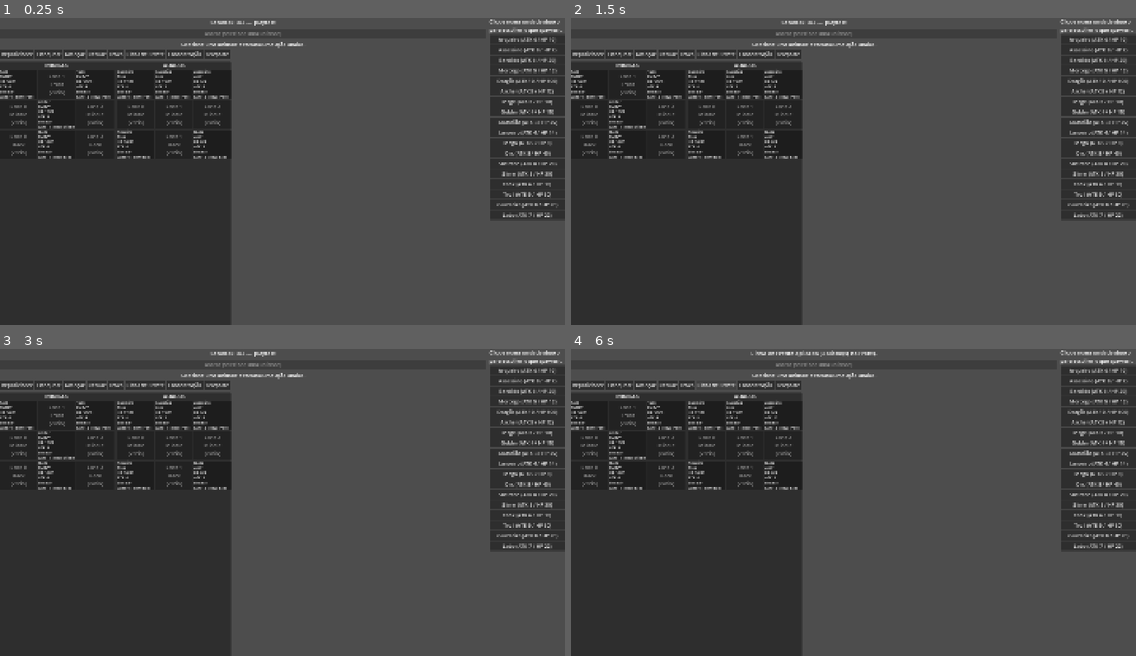
Above: before the commit, frames 1-4 (two rows, left to right).
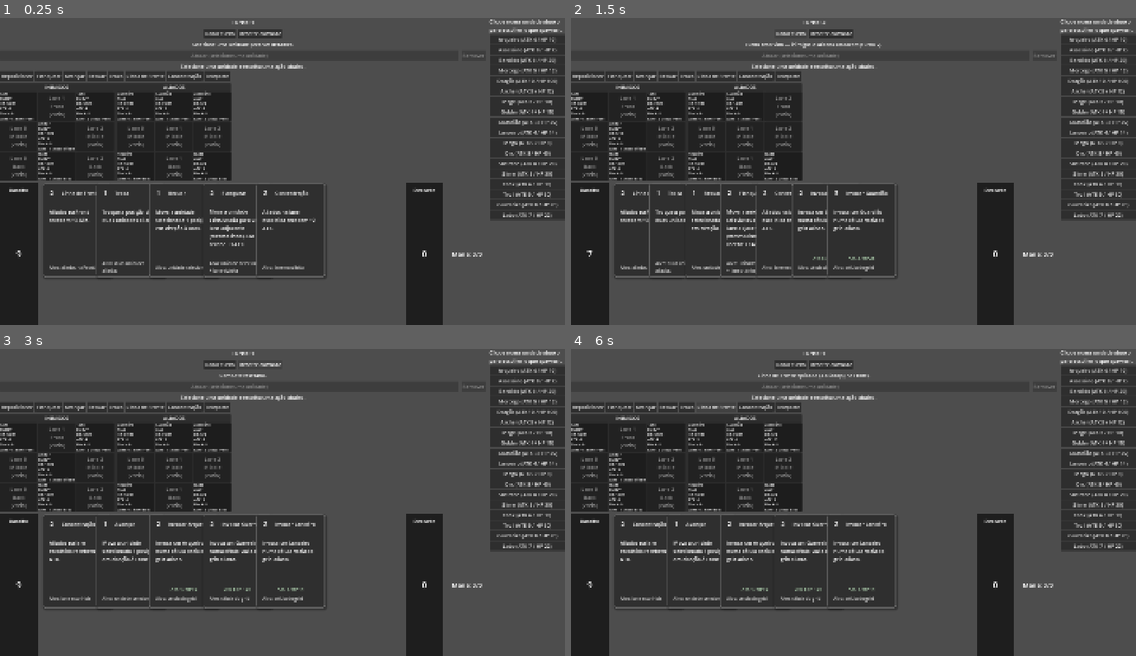
Above: after the commit, the same moments.

Repository: felippe-miguel/be-card
Game: Godot game, scene res://scenes/game.tscn
Two runs of this game, one before a commit and one after it. Both use one fixed random seed, a clock stepped at 60 frames per second and the inputs below.
Inputs (mouse positions are in pixels of both pictures, inside the frame that each line leads up to):
- Up to frame 1 (0.25 s): no input
- Up to frame 2 (1.5 s): click "Reposicionar" at 0.5 s; click (791, 33) at 1.25 s, where only the run after the commit has a clickable "Rodar turno"
- Up to frame 3 (3 s): click "Flanquear" at 2 s; click (259, 364) at 2.75 s, where only the run after the commit has a clickable "Resetar combate"
- Up to frame 4 (6 s): click "Avançar" at 3.5 s; click "Recuar" at 4.25 s; click "Troca" at 5 s; click "Linha de Frente" at 5.75 s

The runs differ from the first frame. In frame 1, 21% of the frame differs, in the area x 0-86%, y 0-100%; in frame 2, 21%; in frame 3, 21%; in frame 4, 21%.

Commit message:
feat(sandbox): rodar turno, remover/resetar e cartas com deck/mana (etapa 8)
Controles de debug restantes da secao 7 do documento:

- BattleState.execute_faction_turn()/execute_full_turn(): resolve o
  turno inteiro (inimigos, depois aliados) - botao 'Rodar turno'.
- Contador de turno, botao 'Remover' (unidade selecionada) e 'Resetar
  combate' (recria o BattleState do zero a partir de test_battle.json).

Reintroduz Card/Deck/Mana (nao fazem mais parte so do debug-only): a
mao de cartas fica na parte de baixo do tabuleiro. Uma carta de acao
(reposicionar/flanquear/troca/teleporte/concentracao/invocar) arma o
MESMO pending_action que o botao de debug equivalente ja armava -
so muda o custo de mana e o descarte ao resolver com sucesso
(finish_card_play()); cancelar ou clicar num alvo invalido devolve a
carta a mao sem custo. Avancar/Recuar/Linha de Frente resolvem na hora,
sem etapa de clique.

'Rodar turno' tambem reabastece a mana e compra 2 cartas; 'Resetar
combate' tambem recria o baralho e a mao inicial.

Diff:
--- a/scenes/game.tscn
+++ b/scenes/game.tscn
@@ -2,6 +2,7 @@
 
 [ext_resource type="Script" uid="uid://sh8nhgv0c8i8" path="res://scripts/game.gd" id="1_uwrxv"]
 [ext_resource type="PackedScene" uid="uid://dtxw2mbs8lwqh" path="res://scenes/battle_floor.tscn" id="2_yqjtg"]
+[ext_resource type="PackedScene" path="res://scenes/card_pile_view.tscn" id="3_pile"]
 
 [node name="Game" type="Control" unique_id=943361433]
 layout_mode = 3
@@ -27,16 +28,46 @@
 size_flags_vertical = 3
 theme_override_constants/separation = 8
 
-[node name="StatusLabel" type="Label" parent="Layout/MainColumn" unique_id=300111777]
+[node name="TurnLabel" type="Label" parent="Layout/MainColumn" unique_id=300111700]
 layout_mode = 2
 theme_override_font_sizes/font_size = 18
 horizontal_alignment = 1
-text = "Sandbox 3x3 — playtest"
+text = "Turno: 1"
 
-[node name="AttackButton" type="Button" parent="Layout/MainColumn" unique_id=300111888]
+[node name="GlobalControls" type="HBoxContainer" parent="Layout/MainColumn" unique_id=300111710]
+layout_mode = 2
+alignment = 1
+theme_override_constants/separation = 8
+
+[node name="RunTurnButton" type="Button" parent="Layout/MainColumn/GlobalControls" unique_id=300111720]
+layout_mode = 2
+text = "Rodar turno"
+
+[node name="ResetButton" type="Button" parent="Layout/MainColumn/GlobalControls" unique_id=300111730]
+layout_mode = 2
+text = "Resetar combate"
+
+[node name="StatusLabel" type="Label" parent="Layout/MainColumn" unique_id=300111777]
+layout_mode = 2
+theme_override_font_sizes/font_size = 16
+horizontal_alignment = 1
+autowrap_mode = 2
+text = "Selecione uma unidade para ver detalhes."
+
+[node name="SelectionControls" type="HBoxContainer" parent="Layout/MainColumn" unique_id=300111880]
+layout_mode = 2
+theme_override_constants/separation = 8
+
+[node name="AttackButton" type="Button" parent="Layout/MainColumn/SelectionControls" unique_id=300111888]
+layout_mode = 2
+size_flags_horizontal = 3
+disabled = true
+text = "Atacar (selecione uma unidade)"
+
+[node name="RemoveButton" type="Button" parent="Layout/MainColumn/SelectionControls" unique_id=300111890]
 layout_mode = 2
 disabled = true
-text = "Atacar (selecione uma unidade)"
+text = "Remover"
 
 [node name="ActionPanel" type="VBoxContainer" parent="Layout/MainColumn" unique_id=300112500]
 layout_mode = 2
@@ -85,7 +116,31 @@
 [node name="BattleFloor1" parent="Layout/MainColumn" unique_id=1530212635 instance=ExtResource("2_yqjtg")]
 layout_mode = 2
 size_flags_horizontal = 0
+size_flags_vertical = 0
+
+[node name="BottomBar" type="HBoxContainer" parent="Layout/MainColumn" unique_id=300113000]
+layout_mode = 2
 size_flags_vertical = 3
+theme_override_constants/separation = 16
+
+[node name="DeckPileView" parent="Layout/MainColumn/BottomBar" unique_id=300113010 instance=ExtResource("3_pile")]
+layout_mode = 2
+
+[node name="Cards" type="Control" parent="Layout/MainColumn/BottomBar" unique_id=300113020]
+custom_minimum_size = Vector2(0, 300)
+layout_mode = 2
+size_flags_horizontal = 3
+
+[node name="DiscardPileView" parent="Layout/MainColumn/BottomBar" unique_id=300113030 instance=ExtResource("3_pile")]
+layout_mode = 2
+
+[node name="ManaLabel" type="Label" parent="Layout/MainColumn/BottomBar" unique_id=300113040]
+custom_minimum_size = Vector2(120, 0)
+layout_mode = 2
+size_flags_vertical = 4
+theme_override_font_sizes/font_size = 20
+horizontal_alignment = 1
+text = "Mana: 3/3"
 
 [node name="SpawnSidebar" type="VBoxContainer" parent="Layout" unique_id=300111999]
 custom_minimum_size = Vector2(240, 0)
--- a/scripts/battle_state.gd
+++ b/scripts/battle_state.gd
@@ -126,6 +126,25 @@
 
 			execute_unit_attack(unit)
 
+## Só a facção pedida ataca. Mesmo cuidado de snapshot que
+## execute_combat_phase(). Base de execute_full_turn() logo abaixo.
+func execute_faction_turn(faction: Unit.Faction) -> void:
+	for battle_floor in battlefield.floors:
+		var units = battle_floor.get_units_for_faction(faction)
+
+		for unit in units:
+			if unit.is_dead():
+				continue
+
+			execute_unit_attack(unit)
+
+## Resolve o turno inteiro pro debug "Rodar turno" (docs/playtest_3x3.md
+## seção 7): inimigos atacam primeiro, depois os aliados — ordem fixa,
+## não é um sistema de iniciativa/velocidade de verdade.
+func execute_full_turn() -> void:
+	execute_faction_turn(Unit.Faction.ENEMY)
+	execute_faction_turn(Unit.Faction.ALLY)
+
 func count_units_for_faction(faction: Unit.Faction) -> int:
 	var count = 0
 
--- a/scripts/game.gd
+++ b/scripts/game.gd
@@ -1,12 +1,12 @@
 extends Control
 
-## Sandbox de playtest do grid 3x3 (docs/playtest_3x3.md). Ainda sem o
-## painel de debug completo da etapa 8 — por enquanto só o necessário
-## pra testar cada etapa: spawn livre (etapa 3), disparar o ataque da
-## unidade selecionada (etapa 4) e as cartas de reposicionamento (etapa
-## 6, implementadas como botões de ação em vez do sistema de Card/Deck/
-## Mana — ver docs/playtest_3x3.md seção 9, que não lista Card/Deck/Mana
-## entre o que precisa ser reaproveitado).
+## Sandbox de playtest do grid 3x3 (docs/playtest_3x3.md). Duas formas de
+## disparar a mesma coisa convivem de propósito: o painel de debug (spawn
+## livre, botões de ação, sem custo — bom pra testar rápido) e agora
+## também as cartas de verdade (Deck/Mana/hand, com custo e descarte —
+## bom pra sentir o jogo "de verdade"). Uma carta de ação (reposicionar/
+## flanquear/etc.) arma o MESMO pending_action que o botão de debug
+## equivalente armaria; ver pending_card logo abaixo.
 
 ## Qualquer clique pendente (numa unidade ou numa célula vazia) só pode
 ## servir a UM propósito por vez. SPAWN reaproveita pending_spawn_unit_id
@@ -21,8 +21,12 @@
 	CONCENTRATION,   ## Concentração — clique escolhe a lane-alvo (+2 ATK pros aliados dela).
 }
 
+@onready var turn_label: Label = $Layout/MainColumn/TurnLabel
+@onready var run_turn_button: Button = $Layout/MainColumn/GlobalControls/RunTurnButton
+@onready var reset_button: Button = $Layout/MainColumn/GlobalControls/ResetButton
 @onready var status_label: Label = $Layout/MainColumn/StatusLabel
-@onready var attack_button: Button = $Layout/MainColumn/AttackButton
+@onready var attack_button: Button = $Layout/MainColumn/SelectionControls/AttackButton
+@onready var remove_button: Button = $Layout/MainColumn/SelectionControls/RemoveButton
 @onready var action_status_label: Label = $Layout/MainColumn/ActionPanel/ActionStatusLabel
 @onready var reposition_button: Button = $Layout/MainColumn/ActionPanel/ActionButtons/RepositionButton
 @onready var flank_button: Button = $Layout/MainColumn/ActionPanel/ActionButtons/FlankButton
@@ -35,12 +39,32 @@
 @onready var spawn_status_label: Label = $Layout/SpawnSidebar/SpawnStatusLabel
 @onready var unit_buttons: VBoxContainer = $Layout/SpawnSidebar/UnitScroll/UnitButtons
 @onready var floor_view: BattleFloorView = $Layout/MainColumn/BattleFloor1
+@onready var deck_pile_view: CardPileView = $Layout/MainColumn/BottomBar/DeckPileView
+@onready var card_container: Control = $Layout/MainColumn/BottomBar/Cards
+@onready var discard_pile_view: CardPileView = $Layout/MainColumn/BottomBar/DiscardPileView
+@onready var mana_label: Label = $Layout/MainColumn/BottomBar/ManaLabel
 
 var unit_database: UnitDatabase
 var battle_database: BattleDatabase
+var card_database: CardDatabase
 
 var battle_state: BattleState
 var effect_system: EffectSystem
+var deck: Deck
+var mana: Mana
+
+const STARTING_HAND_SIZE = 5
+const CARDS_DRAWN_PER_TURN = 2
+const STARTING_MANA = 3
+
+## Layout da mão — ver docs/ARCHITECTURE.md (Hand layout). Cards é um
+## Control simples posicionado manualmente por layout_hand(), não um
+## HBoxContainer, pra poder sobrepor cartas quando a mão não cabe toda
+## separada. HAND_CARD_WIDTH deve bater com custom_minimum_size.x do
+## card.tscn.
+const HAND_CARD_WIDTH = 220.0
+const HAND_CARD_GAP = 20.0
+const HAND_AREA_WIDTH = 900.0
 
 var pending_action: PendingAction = PendingAction.NONE
 
@@ -48,6 +72,14 @@
 ## pending_action == SPAWN. A facção é decidida pela própria célula
 ## clicada (grid ALIADOS ou INIMIGOS), não por um seletor separado.
 var pending_spawn_unit_id: String = ""
+
+## Carta jogada aguardando a mesma sequência de clique(s) que o botão de
+## debug equivalente pediria (ver PendingAction) — null enquanto a ação
+## em curso veio de um botão de debug (grátis, sem carta envolvida).
+## Quando a ação resolve com sucesso, gasta mana e descarta a carta (ver
+## finish_card_play()); se for cancelada (Esc) ou o clique for inválido,
+## a carta só volta ao normal na mão — nada é cobrado.
+var pending_card: Card = null
 
 ## Última unidade clicada num UnitView (fora de um pending_action que
 ## espera um clique com outro sentido — ver _on_unit_selected()). Alvo do
@@ -56,6 +88,11 @@
 ## de atacar.
 var selected_unit: Unit = null
 
+## 1-indexado, só avança quando o debug "executar turno dos inimigos" é
+## usado — não é um sistema de turnos de verdade (ver docs/playtest_3x3.md
+## seção 8), só o contador que a seção 7 pede pra mostrar.
+var current_turn: int = 1
+
 func _ready() -> void:
 	unit_database = UnitDatabase.new()
 	unit_database.load_units()
@@ -63,22 +100,113 @@
 	battle_database = BattleDatabase.new()
 	battle_database.load_battles()
 
+	card_database = CardDatabase.new()
+	card_database.load_cards()
+
+	## Só uma vez: são sinais do próprio floor_view (não do BattleFloor,
+	## que é recriado a cada reset — ver _on_reset_button_pressed()), então
+	## conectar de novo a cada reset daria erro de "signal already
+	## connected".
+	floor_view.unit_selected.connect(_on_unit_selected)
+	floor_view.cell_selected.connect(_on_cell_selected)
+
+	start_new_battle_state()
+	setup_deck_and_mana()
+
+	setup_spawn_panel()
+	setup_action_panel()
+	setup_global_controls()
+
+	update_turn_label()
+
+## Cria (ou recria, no reset) o Deck e a Mana, e compra a mão inicial.
+## Deck/Mana são RefCounted recriados do zero a cada chamada (ao
+## contrário de floor_view, que é o mesmo node sempre), então conectar
+## .changed de novo aqui nunca duplica conexão — cada objeto novo começa
+## sem nenhuma.
+func setup_deck_and_mana() -> void:
+	var all_cards: Array[CardData] = []
+
+	for card_id in card_database.cards:
+		all_cards.append(card_database.cards[card_id])
+
+	deck = Deck.new(all_cards)
+	deck.changed.connect(_on_deck_changed)
+
+	mana = Mana.new(STARTING_MANA)
+	mana.changed.connect(_on_mana_changed)
+	_on_mana_changed()
+
+	deck_pile_view.setup("Baralho")
+	discard_pile_view.setup("Descarte")
+
+	deck.draw(STARTING_HAND_SIZE)
+
+func _on_mana_changed() -> void:
+	mana_label.text = "Mana: %d/%d" % [mana.current, mana.max_mana]
+
+func _on_deck_changed() -> void:
+	render_hand()
+
+	deck_pile_view.set_count(deck.draw_pile.size())
+	discard_pile_view.set_count(deck.discard_pile.size())
+
+## Reconstrói os cards visuais da mão a partir de deck.hand — a mão é
+## pequena o suficiente para reconstruir por completo a cada mudança.
+func render_hand() -> void:
+	for child in card_container.get_children():
+		child.queue_free()
+
+	## A carta pendente nunca chama Card.set_pending(false) sozinha
+	## quando é descartada (seu nó é destruído junto); zera aqui pra
+	## garantir que a flag estática nunca fique travada em true.
+	Card.any_card_pending = false
+
+	var card_views: Array[Card] = []
+
+	for card_data in deck.hand:
+		var card = preload("res://scenes/card.tscn").instantiate()
+
+		card_container.add_child(card)
+		card.setup(card_data, unit_database)
+		card.set_affordable(mana.can_afford(card_data.cost))
+		card.played.connect(_on_card_played)
+
+		card_views.append(card)
+
+	layout_hand(card_views)
+
+## Cartas da esquerda para a direita, sobrepondo-as quando não há espaço
+## suficiente pra separá-las por completo (ver docs/ARCHITECTURE.md).
+func layout_hand(card_views: Array[Card]) -> void:
+	var count = card_views.size()
+
+	if count == 0:
+		return
+
+	var step = HAND_CARD_WIDTH + HAND_CARD_GAP
+
+	if count > 1:
+		var max_step = (HAND_AREA_WIDTH - HAND_CARD_WIDTH) / float(count - 1)
+		step = min(step, max_step)
+
+	for i in range(count):
+		card_views[i].set_hand_position(Vector2(i * step, 0), i)
+
+## Cria (ou recria, no reset) o BattleState a partir de test_battle.json
+## e prende floor_view a ele. Separado de _ready() pra poder ser chamado
+## de novo em _on_reset_button_pressed() sem duplicar as conexões dos
+## sinais do próprio floor_view (essas são feitas uma única vez acima).
+func start_new_battle_state() -> void:
 	var battle_definition = battle_database.battles["test_battle"]
 
 	battle_state = BattleState.new(battle_definition, unit_database)
 	effect_system = EffectSystem.new(battle_state)
 
-	setup_floor()
-	setup_spawn_panel()
-	setup_action_panel()
-
-func setup_floor() -> void:
 	var battle_floor = battle_state.battlefield.get_floor(0)
 
 	floor_view.setup(battle_floor.index)
 	floor_view.connect_to_floor(battle_floor)
-	floor_view.unit_selected.connect(_on_unit_selected)
-	floor_view.cell_selected.connect(_on_cell_selected)
 
 ## Um botão por UnitData carregada (todo data/units/*.json) — clicar
 ## arma pending_spawn_unit_id. Não distingue "unidade de aliado" de
@@ -101,8 +229,13 @@
 
 	update_spawn_status()
 
+func setup_global_controls() -> void:
+	run_turn_button.pressed.connect(_on_run_turn_button_pressed)
+	reset_button.pressed.connect(_on_reset_button_pressed)
+
 func setup_action_panel() -> void:
 	attack_button.pressed.connect(_on_attack_button_pressed)
+	remove_button.pressed.connect(_on_remove_button_pressed)
 	reposition_button.pressed.connect(_on_reposition_button_pressed)
 	flank_button.pressed.connect(_on_flank_button_pressed)
 	advance_button.pressed.connect(_on_advance_button_pressed)
@@ -112,7 +245,22 @@
 	concentration_button.pressed.connect(_on_concentration_button_pressed)
 	teleport_button.pressed.connect(_on_teleport_button_pressed)
 
+## Nenhum botão/carta que arma um pending_action pode pisar num que já
+## esteja em andamento (de outro botão OU de uma carta — ver
+## pending_card) — sem isso, o pending_card de uma ação em curso ficaria
+## "órfão", associado ao tipo de ação errado.
+func can_start_new_pending_action() -> bool:
+	if pending_action == PendingAction.NONE:
+		return true
+
+	status_label.text = "Termine a ação em andamento antes de começar outra."
+
+	return false
+
 func _on_spawn_unit_button_pressed(unit_id: String) -> void:
+	if not can_start_new_pending_action():
+		return
+
 	pending_action = PendingAction.SPAWN
 	pending_spawn_unit_id = unit_id
 	update_spawn_status()
@@ -156,7 +304,16 @@
 		cancel_pending_action()
 		get_viewport().set_input_as_handled()
 
+## Encerra o pending_action atual, com ou sem sucesso — quem já jogou a
+## carta correspondente com sucesso (ver finish_card_play()) chama isso
+## DEPOIS de gastar a mana/descartar; aqui só sobra "devolver a carta ao
+## normal visualmente" pros casos de cancelamento/clique inválido, já que
+## nesses ela nunca chega a ser descartada.
 func cancel_pending_action() -> void:
+	if pending_card != null:
+		pending_card.set_pending(false)
+		pending_card = null
+
 	pending_action = PendingAction.NONE
 	pending_spawn_unit_id = ""
 	update_spawn_status()
@@ -172,15 +329,22 @@
 	match pending_action:
 		PendingAction.SWAP:
 			var moved = get_main_floor().swap_units(selected_unit, unit)
+			var card = pending_card
 
 			if not moved:
 				status_label.text = "Troca inválida (facções diferentes ou mesma unidade)."
+			elif card != null:
+				finish_card_play(card)
 
 			cancel_pending_action()
 			return
 
 		PendingAction.CONCENTRATION:
 			apply_concentration(unit.lane)
+
+			if pending_card != null:
+				finish_card_play(pending_card)
+
 			cancel_pending_action()
 			return
 
@@ -195,17 +359,29 @@
 func select_unit(unit: Unit) -> void:
 	selected_unit = unit
 
-	status_label.text = "Selecionada: %s | %s | Lane %d | Row %d | Padrão: %s | ATK %d" % [
+	status_label.text = "Selecionada: %s | %s | Lane %d | Row %d | HP %d/%d | ATK %d | Padrão: %s" % [
 		unit.name,
 		Unit.Faction.keys()[unit.faction],
 		unit.lane,
 		unit.row,
-		unit.attack_pattern,
-		unit.attack
+		unit.hp,
+		unit.max_hp,
+		unit.attack,
+		unit.attack_pattern
 	]
 
 	attack_button.disabled = false
 	attack_button.text = "Atacar com %s" % unit.name
+	remove_button.disabled = false
+
+func update_turn_label() -> void:
+	turn_label.text = "Turno: %d" % current_turn
+
+func clear_selection() -> void:
+	selected_unit = null
+	attack_button.disabled = true
+	attack_button.text = "Atacar (selecione uma unidade)"
+	remove_button.disabled = true
 
 ## Só é chamado com uma célula VAZIA (ver BattleFloorView.cell_selected).
 func _on_cell_selected(faction: Unit.Faction, lane: int, row: int) -> void:
@@ -221,6 +397,9 @@
 			else:
 				select_unit(selected_unit)
 
+				if pending_card != null:
+					finish_card_play(pending_card)
+
 			cancel_pending_action()
 
 		PendingAction.FLANK:
@@ -235,6 +414,9 @@
 				selected_unit.modify_attack(3)
 				select_unit(selected_unit)
 
+				if pending_card != null:
+					finish_card_play(pending_card)
+
 			cancel_pending_action()
 
 		PendingAction.TELEPORT:
@@ -245,10 +427,17 @@
 			else:
 				select_unit(selected_unit)
 
+				if pending_card != null:
+					finish_card_play(pending_card)
+
 			cancel_pending_action()
 
 		PendingAction.CONCENTRATION:
 			apply_concentration(lane)
+
+			if pending_card != null:
+				finish_card_play(pending_card)
+
 			cancel_pending_action()
 
 func is_orthogonally_adjacent(lane_a: int, row_a: int, lane_b: int, row_b: int) -> bool:
@@ -266,6 +455,8 @@
 
 	if not get_main_floor().place_unit_at(unit, lane, row):
 		print("Célula ocupada!")
+	elif pending_card != null:
+		finish_card_play(pending_card)
 
 	cancel_pending_action()
 
@@ -280,11 +471,100 @@
 
 	status_label.text = "Concentração aplicada na Lane %d (%d aliado(s))." % [lane, units.size()]
 
-## Só dispara o ataque da unidade selecionada — nada de fase de combate
-## automática ainda (isso é a etapa 8, "executar turno de todos os
-## inimigos"). O resultado (quem foi atingido, dano causado) aparece no
-## console, e o HP/Block de cada UnitView atingida já atualiza sozinho
-## via Unit.changed (mesmo mecanismo de sempre).
+## Jogar uma carta arma o MESMO pending_action que o botão de debug
+## equivalente armaria (ver enum PendingAction) — a diferença é só o
+## custo de mana e o descarte ao resolver (finish_card_play()), feitos
+## via pending_card. "advance"/"retreat"/"frontline" não têm uma etapa de
+## clique própria (mesma lógica dos botões de debug correspondentes),
+## então resolvem e descartam na hora.
+func _on_card_played(card: Card) -> void:
+	if not can_start_new_pending_action():
+		return
+
+	if not mana.can_afford(card.data.cost):
+		status_label.text = "Mana insuficiente para jogar %s." % card.data.name
+		return
+
+	var effect = card.data.effects[0] if not card.data.effects.is_empty() else {}
+	var action_type: String = effect.get("type", "")
+
+	match action_type:
+		"summon":
+			pending_spawn_unit_id = card.data.get_summon_unit_id()
+			pending_action = PendingAction.SPAWN
+			begin_pending_card(card)
+
+		"reposition":
+			if require_selected_unit_for_card(card):
+				pending_action = PendingAction.REPOSITION
+				begin_pending_card(card)
+
+		"flank":
+			if require_selected_unit_for_card(card):
+				pending_action = PendingAction.FLANK
+				begin_pending_card(card)
+
+		"teleport":
+			if require_selected_unit_for_card(card):
+				pending_action = PendingAction.TELEPORT
+				begin_pending_card(card)
+
+		"swap":
+			if require_selected_unit_for_card(card):
+				pending_action = PendingAction.SWAP
+				begin_pending_card(card)
+
+		"concentration":
+			pending_action = PendingAction.CONCENTRATION
+			begin_pending_card(card)
+
+		"advance":
+			if require_selected_unit_for_card(card) and resolve_move_by_row(-1, "Avançar"):
+				finish_card_play(card)
+
+		"retreat":
+			if require_selected_unit_for_card(card) and resolve_move_by_row(1, "Recuar"):
+				finish_card_play(card)
+
+		"frontline":
+			apply_frontline()
+			finish_card_play(card)
+
+		_:
+			status_label.text = "Carta sem ação reconhecida: %s" % action_type
+
+## Precondição de toda carta de reposicionamento/troca/teleporte: o
+## sandbox pede a mesma coisa que os botões de debug — selecione a
+## unidade no campo primeiro, depois jogue a carta.
+func require_selected_unit_for_card(card: Card) -> bool:
+	if selected_unit != null and not selected_unit.is_dead():
+		return true
+
+	status_label.text = "Selecione uma unidade no campo antes de jogar %s." % card.data.name
+
+	return false
+
+## Entra no mesmo estado de espera de clique que o botão de debug
+## equivalente armaria, só que com uma carta anexada — ver pending_card.
+func begin_pending_card(card: Card) -> void:
+	pending_card = card
+	card.set_pending(true)
+
+	update_action_status()
+	update_spawn_status()
+
+## Gasta a mana e descarta a carta — chamado só nos caminhos de sucesso
+## (ver os "if pending_card != null" espalhados por _on_cell_selected()/
+## _on_unit_selected(), e diretamente nos casos imediatos acima).
+func finish_card_play(card: Card) -> void:
+	mana.spend(card.data.cost)
+	deck.discard(card.data)
+
+## Dispara só o ataque da unidade selecionada (aliada ou inimiga) — para
+## resolver o turno inteiro de uma vez, ver _on_run_turn_button_pressed().
+## O resultado (quem foi atingido, dano causado) aparece no console, e o
+## HP/Block de cada UnitView atingida já atualiza sozinho via
+## Unit.changed (mesmo mecanismo de sempre).
 func _on_attack_button_pressed() -> void:
 	if selected_unit == null:
 		return
@@ -296,14 +576,14 @@
 	battle_state.execute_unit_attack(selected_unit)
 
 func _on_reposition_button_pressed() -> void:
-	if selected_unit == null:
+	if selected_unit == null or not can_start_new_pending_action():
 		return
 
 	pending_action = PendingAction.REPOSITION
 	update_action_status()
 
 func _on_flank_button_pressed() -> void:
-	if selected_unit == null:
+	if selected_unit == null or not can_start_new_pending_action():
 		return
 
 	pending_action = PendingAction.FLANK
@@ -314,32 +594,36 @@
 ## aliados/inimigos neste sandbox), então executam na hora, sem esperar
 ## clique nenhum.
 func _on_advance_button_pressed() -> void:
-	move_selected_unit_by_row(-1, "Avançar")
+	if selected_unit != null:
+		resolve_move_by_row(-1, "Avançar")
 
 func _on_retreat_button_pressed() -> void:
-	move_selected_unit_by_row(1, "Recuar")
-
-func move_selected_unit_by_row(row_delta: int, action_name: String) -> void:
-	if selected_unit == null:
-		return
-
+	if selected_unit != null:
+		resolve_move_by_row(1, "Recuar")
+
+## Move selected_unit row_delta linhas (mesma lane). Retorna se moveu de
+## fato — usado tanto pelos botões de debug (ignoram o retorno) quanto
+## pelas cartas Avançar/Recuar (só descartam a carta se isto for true).
+func resolve_move_by_row(row_delta: int, action_name: String) -> bool:
 	var target_row = selected_unit.row + row_delta
 
 	if not get_main_floor().move_unit(selected_unit, selected_unit.lane, target_row):
 		status_label.text = "%s: não deu (fora do grid ou célula ocupada)." % action_name
-		return
+		return false
 
 	select_unit(selected_unit)
 
+	return true
+
 func _on_swap_button_pressed() -> void:
-	if selected_unit == null:
+	if selected_unit == null or not can_start_new_pending_action():
 		return
 
 	pending_action = PendingAction.SWAP
 	update_action_status()
 
 func _on_teleport_button_pressed() -> void:
-	if selected_unit == null:
+	if selected_unit == null or not can_start_new_pending_action():
 		return
 
 	pending_action = PendingAction.TELEPORT
@@ -348,6 +632,9 @@
 ## Linha de Frente afeta todo mundo na Front na hora — não precisa de
 ## unidade selecionada nem de clique nenhum.
 func _on_frontline_button_pressed() -> void:
+	apply_frontline()
+
+func apply_frontline() -> void:
 	var units = get_main_floor().get_units_for_faction(Unit.Faction.ALLY)
 	var affected = 0
 
@@ -359,5 +646,53 @@
 	status_label.text = "Linha de Frente aplicada (%d aliado(s) na Front)." % affected
 
 func _on_concentration_button_pressed() -> void:
+	if not can_start_new_pending_action():
+		return
+
 	pending_action = PendingAction.CONCENTRATION
 	update_action_status()
+
+func _on_remove_button_pressed() -> void:
+	if selected_unit == null:
+		return
+
+	var removed_name = selected_unit.name
+
+	get_main_floor().remove_unit(selected_unit)
+	clear_selection()
+
+	status_label.text = "%s removida do campo." % removed_name
+
+## Resolve o turno inteiro (BattleState.execute_full_turn): inimigos
+## atacam, depois os aliados — debug pedido pela seção 7 do documento.
+## Também reabastece a mana e compra cartas, igual o antigo "Encerrar
+## turno" (ver docs/ARCHITECTURE.md) — "Rodar turno" faz as duas coisas
+## de uma vez neste sandbox, já que não há mais uma fase separada de ação
+## do jogador vs. combate.
+func _on_run_turn_button_pressed() -> void:
+	battle_state.execute_full_turn()
+
+	current_turn += 1
+	update_turn_label()
+
+	mana.refill()
+	deck.draw(CARDS_DRAWN_PER_TURN)
+
+	status_label.text = "Turno resolvido — inimigos e aliados atacaram (turno %d)." % current_turn
+
+## Recria o BattleState do zero a partir de test_battle.json, descartando
+## qualquer spawn/movimento/dano feito até aqui — cancela qualquer ação
+## pendente e limpa a seleção antes, pra não referenciar uma Unit de uma
+## batalha que não existe mais. Também recria Deck/Mana do zero (nova
+## mão inicial, mana cheia).
+func _on_reset_button_pressed() -> void:
+	cancel_pending_action()
+	clear_selection()
+
+	start_new_battle_state()
+	setup_deck_and_mana()
+
+	current_turn = 1
+	update_turn_label()
+
+	status_label.text = "Combate resetado."
